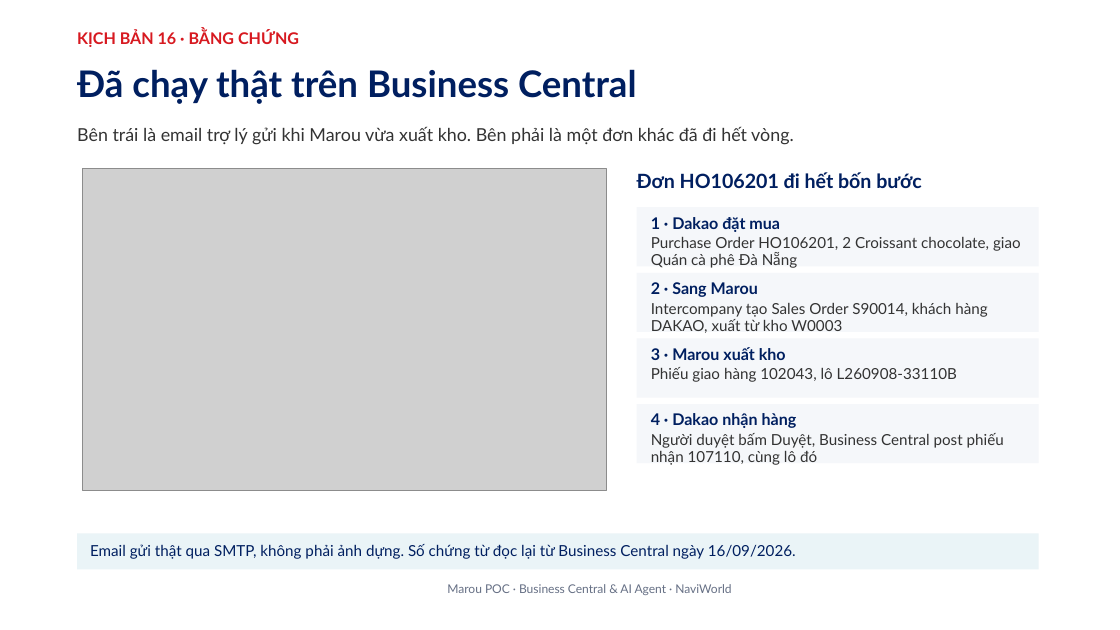
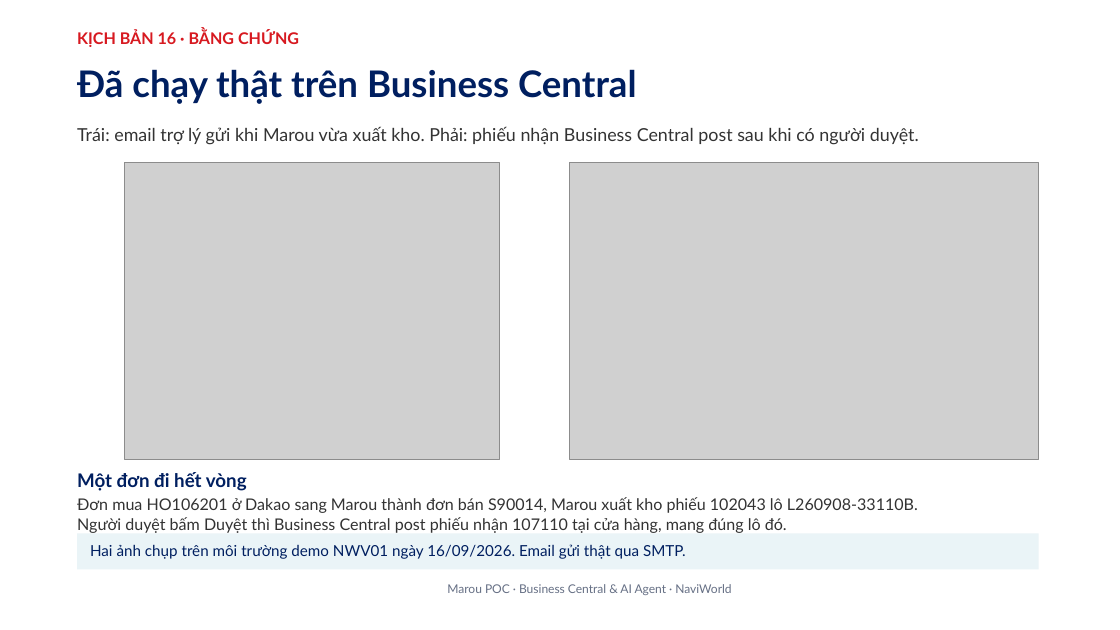
Before and after one commit to dinhtiendungerp/ops-assistant, a slide deck: slide 27 of docs/12 Marou POC - Kien truc va kich ban UC2 (slide).pptx. Drawn at 1120x630 pixels with LibreOffice and Linux fonts; fonts in the diff are those of the drawing; grey boxes stand for pictures; background and template pictures are left out. Boxes give left, top, right and bottom in pixels: in the first picture for what was removed or moved away, otherwise in the second. Text is boxed around its words. In the diff, an @@ line names an element or a change of style, - is before the commit and + after.

```diff
--- a/docs/12 Marou POC - Kien truc va kich ban UC2 (slide).pptx
+++ b/docs/12 Marou POC - Kien truc va kich ban UC2 (slide).pptx
@@ text at [77, 126, 919, 145]: text changed @@
-Bên trái là email trợ lý gửi khi Marou vừa xuất kho. Bên phải là một đơn khác đã đi hết vòng.
+Trái: email trợ lý gửi khi Marou vừa xuất kho. Phải: phiếu nhận Business Central post sau khi có người duyệt.
@@ picture: place and size @@
-picture at [82, 168, 606, 490]
+picture at [124, 162, 500, 459]
@@ picture added at [569, 163, 1038, 459] @@
@@ text removed at [637, 172, 922, 188] @@
-Đơn HO106201 đi hết bốn bước
@@ rectangle removed at [637, 207, 1038, 266] @@
@@ text removed at [651, 217, 780, 232] @@
-1 · Dakao đặt mua
@@ text removed at [651, 237, 1021, 268] @@
-Purchase Order HO106201, 2 Croissant chocolate, giao Quán cà phê Đà Nẵng
@@ rectangle removed at [637, 273, 1038, 332] @@
@@ text removed at [651, 282, 758, 297] @@
-2 · Sang Marou
@@ text removed at [651, 303, 987, 333] @@
-Intercompany tạo Sales Order S90014, khách hàng DAKAO, xuất từ kho W0003
@@ rectangle removed at [637, 338, 1038, 397] @@
@@ text removed at [651, 347, 786, 360] @@
-3 · Marou xuất kho
@@ text removed at [651, 367, 957, 382] @@
-Phiếu giao hàng 102043, lô L260908-33110B
@@ rectangle removed at [637, 404, 1038, 463] @@
@@ text removed at [651, 413, 797, 428] @@
-4 · Dakao nhận hàng
@@ text removed at [651, 433, 1004, 465] @@
-Người duyệt bấm Duyệt, Business Central post phiếu nhận 107110, cùng lô đó
@@ text added at [77, 472, 247, 491], 21 pt, text #001F60, bold @@
+Một đơn đi hết vòng
@@ text added at [77, 497, 918, 533], 18 pt, text #333333 @@
+Đơn mua HO106201 ở Dakao sang Marou thành đơn bán S90014, Marou xuất kho phiếu 102043 lô L260908-33110B.
+Người duyệt bấm Duyệt thì Business Central post phiếu nhận 107110 tại cửa hàng, mang đúng lô đó.
@@ text at [90, 544, 686, 559]: text changed @@
-Email gửi thật qua SMTP, không phải ảnh dựng. Số chứng từ đọc lại từ Business Central ngày 16/09/2026.
+Hai ảnh chụp trên môi trường demo NWV01 ngày 16/09/2026. Email gửi thật qua SMTP.
```
Also in this commit, not shown: 8 other files.
